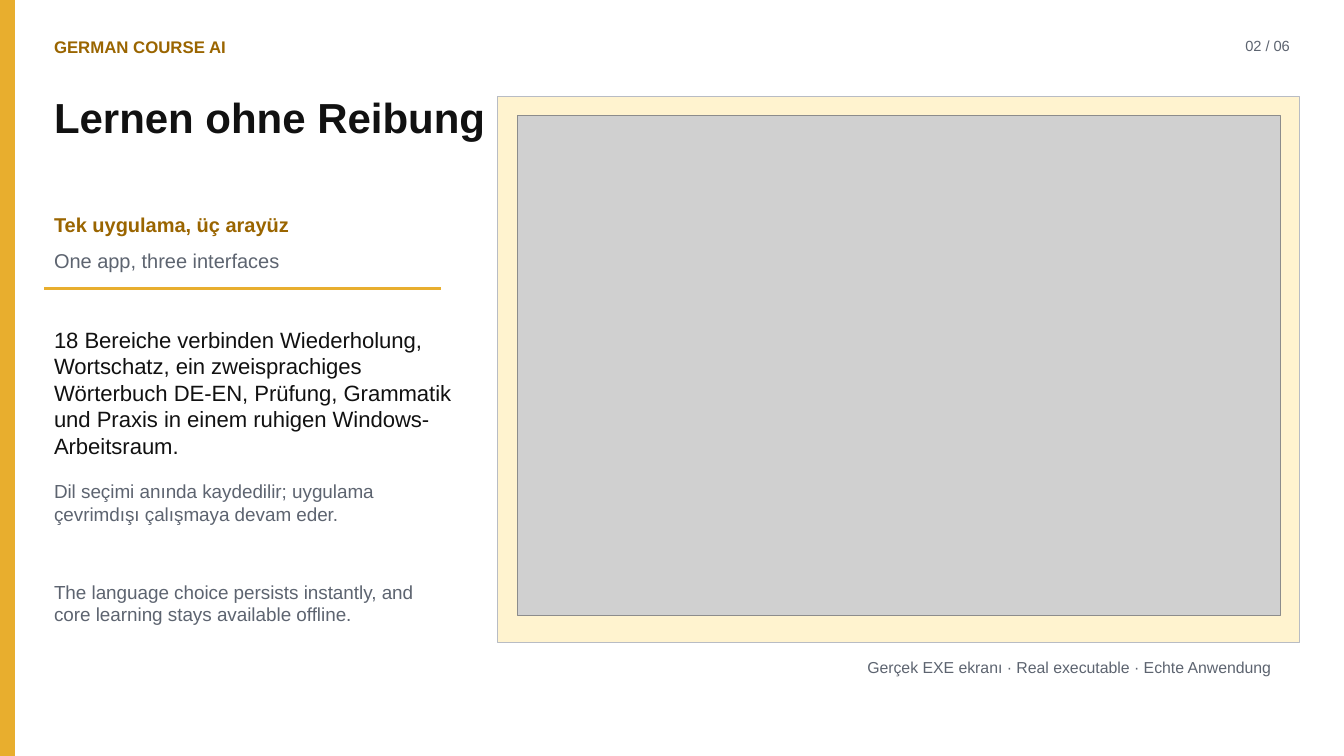
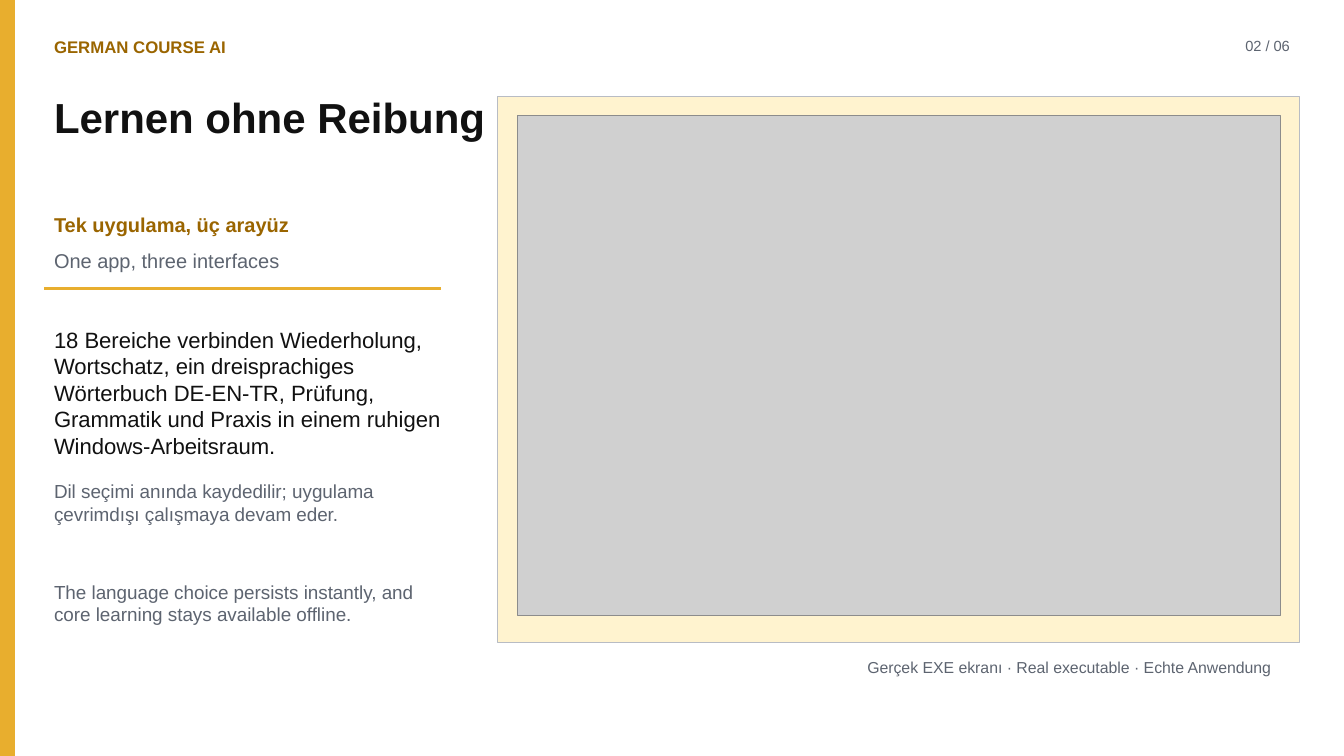
Before and after one commit to Azizsekerdil/GermanCourseAI, a slide deck: slide 2 of docs/presentation/German-Course-AI-Trilingual.pptx. Drawn at 1344x756 pixels with LibreOffice and Linux fonts; fonts in the diff are those of the drawing; grey boxes stand for pictures. Boxes give left, top, right and bottom in pixels: in the first picture for what was removed or moved away, otherwise in the second. Text is boxed around its words. In the diff, an @@ line names an element or a change of style, - is before the commit and + after.

```diff
--- a/docs/presentation/German-Course-AI-Trilingual.pptx
+++ b/docs/presentation/German-Course-AI-Trilingual.pptx
@@ text at (54, 332, 440, 455): text changed @@
-18 Bereiche verbinden Wiederholung, Wortschatz, ein zweisprachiges Wörterbuch DE-EN, Prüfung, Grammatik und Praxis in einem ruhigen Windows-Arbeitsraum.
+18 Bereiche verbinden Wiederholung, Wortschatz, ein dreisprachiges Wörterbuch DE-EN-TR, Prüfung, Grammatik und Praxis in einem ruhigen Windows-Arbeitsraum.
```
Also in this commit, not shown: 3 other slides changed, 2 other files.
